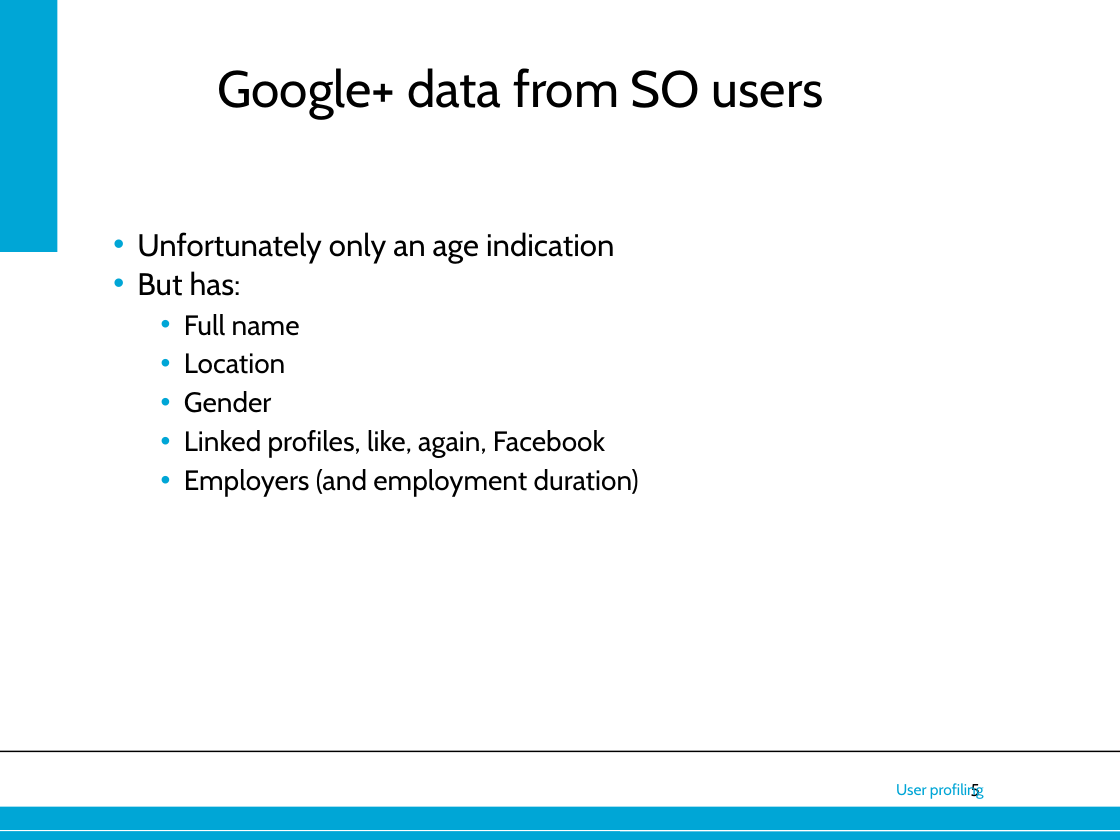
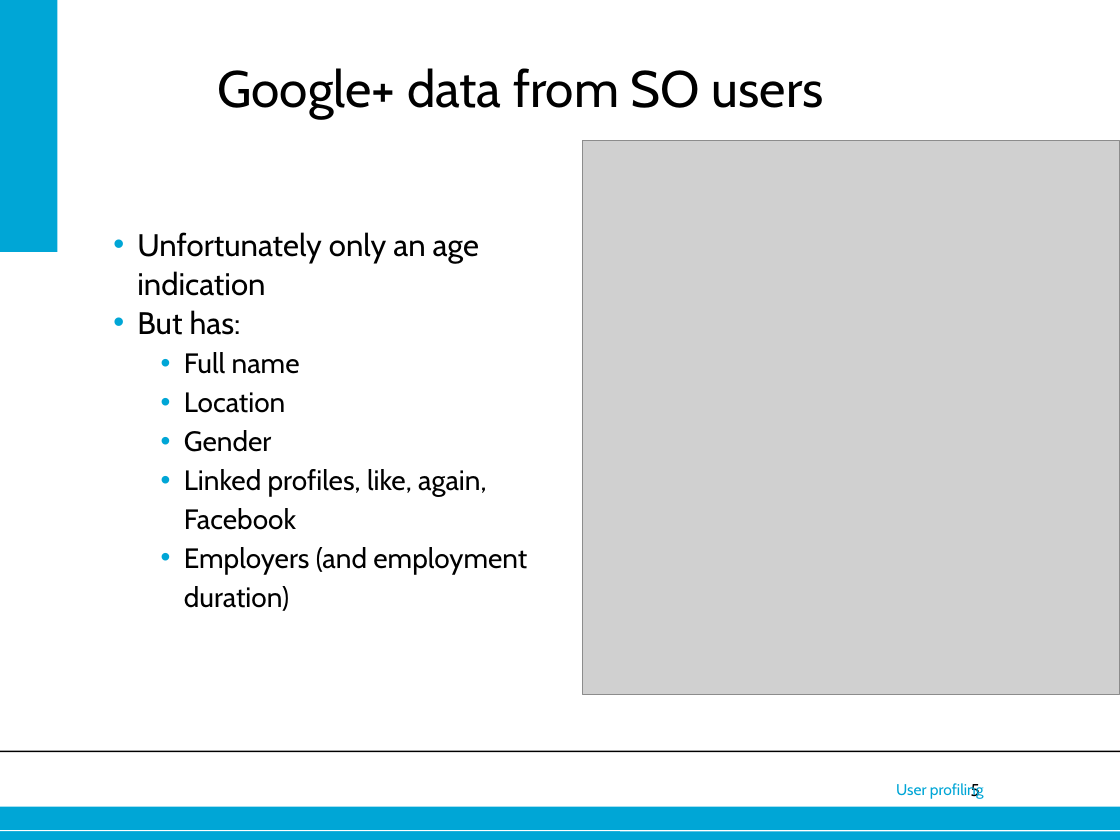
Before and after one commit to joostverdoorn/IN4334, a slide deck: slide 5 of assignment3/msr_pres2.odp. Drawn at 1120x840 pixels with LibreOffice and Linux fonts; fonts in the diff are those of the drawing; grey boxes stand for pictures; background and template pictures are left out. Boxes give left, top, right and bottom in pixels: in the first picture for what was removed or moved away, otherwise in the second. Text is boxed around its words. In the diff, an @@ line names an element or a change of style, - is before the commit and + after.

Commit message:
Moved Google+ data to correct slide

```diff
--- a/assignment3/msr_pres2.odp
+++ b/assignment3/msr_pres2.odp
@@ picture added at [582, 140, 1120, 694] @@
@@ text "Unfortunately only an age indication" rewrapped from [137, 232, 639, 497] to [137, 232, 527, 611] @@
```
Also in this commit, not shown: 1 other slide changed.
